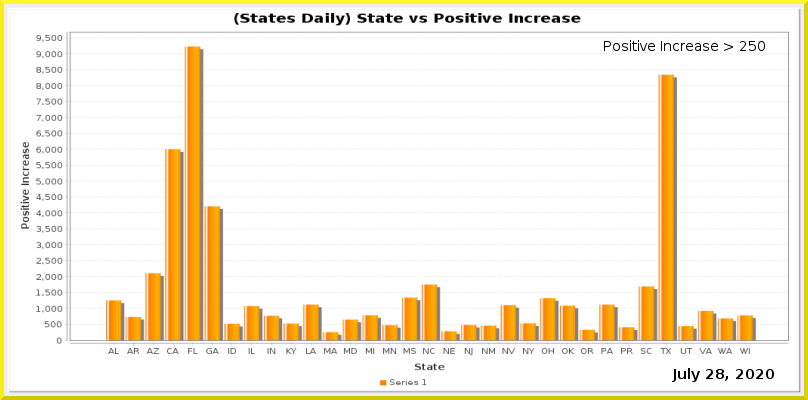
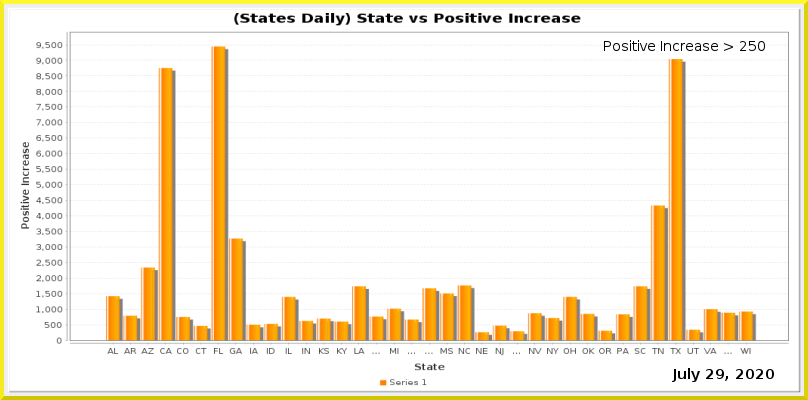
Layer changes from the first w=808, h=400 image to the second:
painted on "Current Date" over [716, 369, 724, 379]
painted on "Date_vs_TestIncrease.png" over [36, 35, 789, 356]
